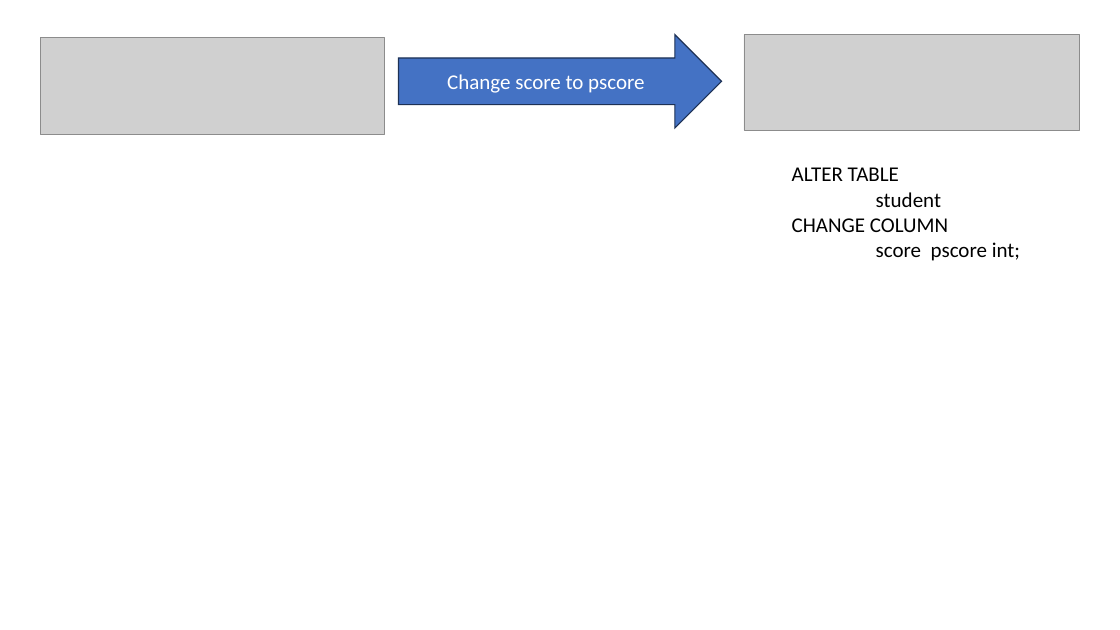
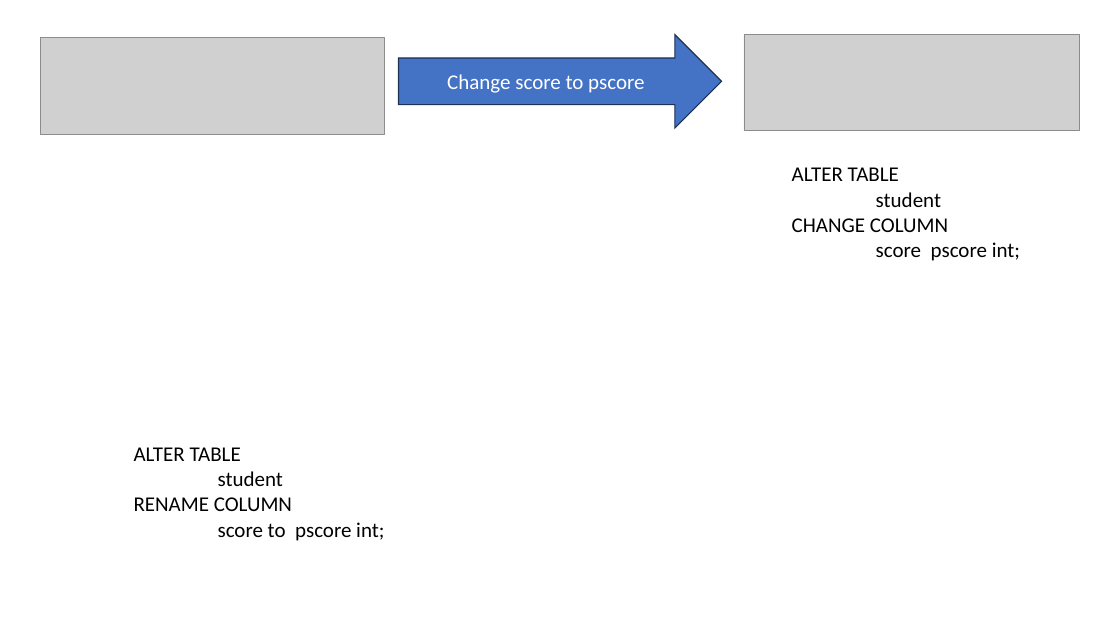
Before and after one commit to venkatyashwanth/mysql_notes, a slide deck: slide 19 of SQL.pptx (slide 16 before the commit). Drawn at 1120x630 pixels with LibreOffice and Linux fonts; fonts in the diff are those of the drawing; grey boxes stand for pictures. Boxes give left, top, right and bottom in pixels: in the first picture for what was removed or moved away, otherwise in the second. Text is boxed around its words. In the diff, an @@ line names an element or a change of style, - is before the commit and + after.

```diff
--- a/SQL.pptx
+++ b/SQL.pptx
@@ text added at (134,447,384,541), 18 pt, text #000000 @@
+ALTER TABLE
+student
+RENAME COLUMN
+score to pscore int;
```
Also in this commit, not shown: 5 other slides changed, 4 slides added, 2 slides removed, 1 other file.
